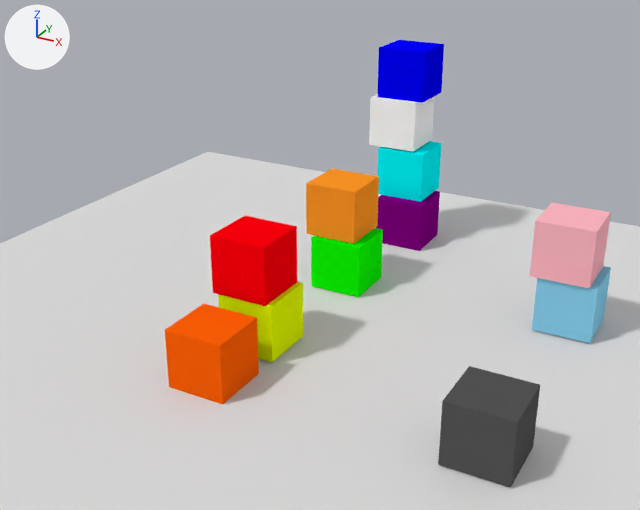
Before and after pictures for a commit that changed the Blender file blender_project/blocks_world.blend.
Rendered twice from a 50 mm lens placed at (6.3, -11.5, 7.38), pointed at (-0.45, 0.77, 1.24). The axes (+X, +Y, +Z) are drawn at upper left. The lights are the same throughout.

In view in the first picture: 'black_cube', 'blue_cube', 'brown_cube', 'cyan_cube', 'gray_cube', 'green_cube', 'orange_cube', 'pink_cube', 'plane', 'purple_cube', 'red_cube', 'skyblue_cube', 'yellow_cube'.
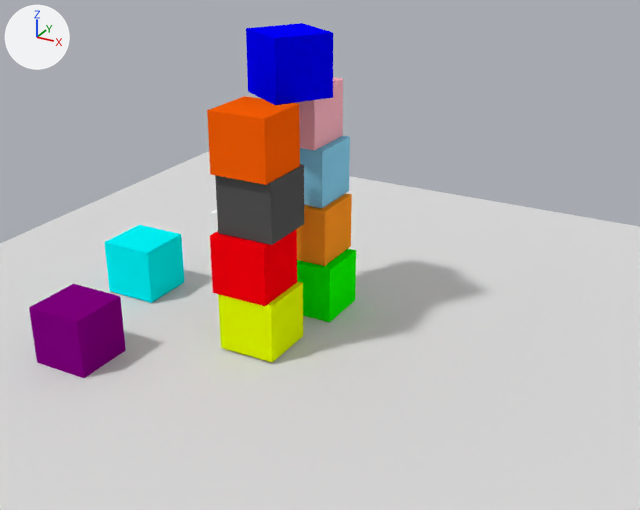
Boxes [x1, y1, x2, y2] around the edits, measured in the pictures (640 x 510 px):
'black_cube', moved: before [438, 366, 540, 487]; after [215, 164, 304, 245]
'orange_cube', moved: before [165, 304, 259, 404]; after [207, 96, 300, 185]
'blue_cube', moved, turned: before [378, 40, 444, 103]; after [246, 23, 333, 105]
'purple_cube', moved: before [376, 191, 440, 251]; after [29, 284, 126, 378]
'cyan_cube', moved: before [378, 141, 441, 202]; after [104, 225, 184, 303]
'pink_cube', moved: before [530, 202, 611, 289]; after [296, 77, 343, 151]
'skyblue_cube', moved: before [532, 266, 611, 343]; after [300, 136, 350, 208]
'brown_cube', moved: before [306, 169, 379, 244]; after [297, 193, 352, 266]
'green_cube', moved: before [311, 228, 383, 297]; after [297, 249, 356, 322]
'gray_cube', moved: before [369, 94, 434, 152]; after [211, 209, 218, 234]

The change in detail:
Object 'pink_cube' (ob_pink_cube) moves from (3.35, 2.6, 1.54) to (-1.09, 1.35, 3.56).
Object 'skyblue_cube' (ob_skyblue_cube) moves from (3.48, 2.64, 0.53) to (-0.97, 1.39, 2.55).
Object 'orange_cube' (ob_orange_cube) moves from (-0.9, -1.82, 0.5) to (-0.9, -0.47, 3.55).
Object 'gray_cube' (ob_gray_cube) moves from (-0.94, 5.21, 2.53) to (-3.07, 2.44, 0.56).
Object 'blue_cube' (ob_blue_cube) moves from (-0.83, 5.32, 3.54) to (-0.83, 0.48, 4.55).
Object 'blue_cube' (ob_blue_cube) turns from (0, 0, 0) to (0, 0, -32) degrees about x, y and z.
Object 'cyan_cube' (ob_cyan_cube) moves from (-0.7, 5.15, 1.51) to (-3.94, 0.31, 0.52).
Object 'brown_cube' (ob_brown_cube) moves from (-0.88, 2.44, 1.53) to (-0.88, 1.31, 1.53).
Object 'purple_cube' (ob_purple_cube) moves from (-0.59, 4.93, 0.5) to (-3.23, -2.26, 0.5).
Object 'green_cube' (ob_green_cube) moves from (-0.72, 2.34, 0.52) to (-0.72, 1.21, 0.52).
Object 'black_cube' (ob_black_cube) moves from (3.48, -1.66, 0.53) to (-0.88, -0.37, 2.55).
